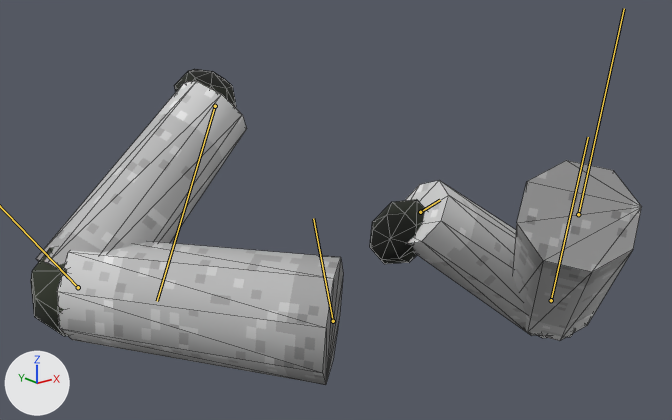
The glTF model assets/models/crew/rifleman_arms.glb: old version first, new version second.
Before and after are seen from a camera (50 mm lens) standing at (-0.558, -0.625, -0.045) and looking at (0.104, 0.203, -0.376). The lights are fixed; the arrows at lower left show +X, +Y and +Z. The older version comes first. Both versions are drawn at frame 0 of the action 'fp_grenade_draw'; the numbers are the values there. The bones that change, and the others that lie on the model, are drawn over the model as lines. Mesh edges are drawn as thin lines.

In view in the first picture: 'arms'.
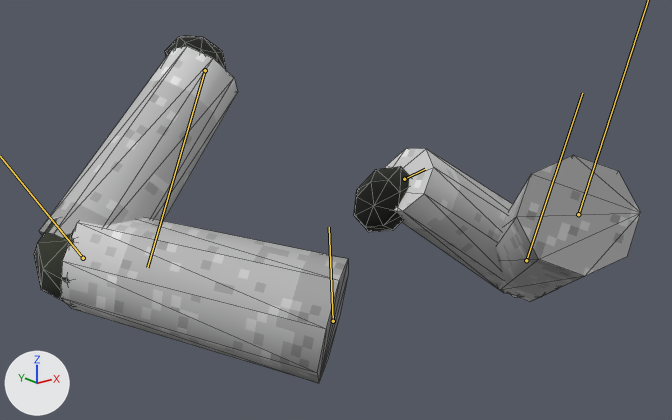
Boxes (x1, y1, x2, y2) around the edits, measured in the pictures (672 x 420 px):
```json
{"object": "arms", "change": "posed", "before": [31, 69, 641, 385], "after": [34, 35, 641, 383], "on screen": "10% taller"}
{"bone": "upper_arm_l", "before": "(333, 321) to (313, 218)", "after": "(333, 321) to (329, 227)"}
{"bone": "hand_l", "before": "(215, 106) to (157, 301)", "after": "(205, 70) to (147, 267)"}
{"bone": "forearm_r", "before": "(551, 300) to (588, 137)", "after": "(526, 260) to (582, 93)"}
{"bone": "hand_r", "before": "(420, 212) to (440, 200)", "after": "(404, 179) to (425, 169)"}
```

Scene script edits in JSON lines:
```json
{"block": "bone_upper_arm_l", "where": "bone_upper_arm_l = bpy.data.objects['rifleman_arms'].pose.bones['upper_arm_l']  # child of 'view'"}
{"op": "set", "path": "bone_upper_arm_l.rotation_quaternion", "old": "(0.828, 0.398, -0.373, 0.132)", "new": "(0.806, 0.42, -0.407, 0.094)", "note": "degrees (54, -46, -7) -> degrees (62, -47, -16)"}
{"block": "bone_forearm_l", "where": "bone_forearm_l = bpy.data.objects['rifleman_arms'].pose.bones['forearm_l']  # child of 'upper_arm_l'"}
{"op": "set", "path": "bone_forearm_l.rotation_quaternion", "old": "(0.548, 0.0, -0.836, 0.0)", "new": "(0.624, 0.0, -0.782, 0.0)", "note": "degrees (0, -114, 0) -> degrees (0, -103, 0)"}
{"block": "bone_hand_l", "where": "bone_hand_l = bpy.data.objects['rifleman_arms'].pose.bones['hand_l']  # child of 'forearm_l'"}
{"op": "set", "path": "bone_hand_l.rotation_quaternion", "old": "(0.146, 0.81, 0.42, -0.383)", "new": "(0.143, 0.827, 0.424, -0.34)", "note": "degrees (7, 132, -122) -> degrees (4, 137, -124)"}
{"block": "bone_upper_arm_r", "where": "bone_upper_arm_r = bpy.data.objects['rifleman_arms'].pose.bones['upper_arm_r']  # child of 'view'"}
{"op": "set", "path": "bone_upper_arm_r.rotation_quaternion", "old": "(0.876, -0.043, 0.309, -0.368)", "new": "(0.875, 0.043, 0.37, -0.31)", "note": "degrees (-21, 31, -51) -> degrees (-12, 42, -44)"}
{"block": "bone_forearm_r", "where": "bone_forearm_r = bpy.data.objects['rifleman_arms'].pose.bones['forearm_r']  # child of 'upper_arm_r'"}
{"op": "set", "path": "bone_forearm_r.rotation_quaternion", "old": "(0.369, 0.0, 0.929, 0.0)", "new": "(0.404, 0.0, 0.915, 0.0)", "note": "degrees (0, 137, 0) -> degrees (0, 132, 0)"}
{"block": "bone_hand_r", "where": "bone_hand_r = bpy.data.objects['rifleman_arms'].pose.bones['hand_r']  # child of 'forearm_r'"}
{"op": "set", "path": "bone_hand_r.rotation_quaternion", "old": "(0.525, 0.41, -0.743, 0.056)", "new": "(0.454, 0.471, -0.756, 0.03)", "note": "degrees (-38, -124, 79) -> degrees (-33, -134, 78)"}
```
